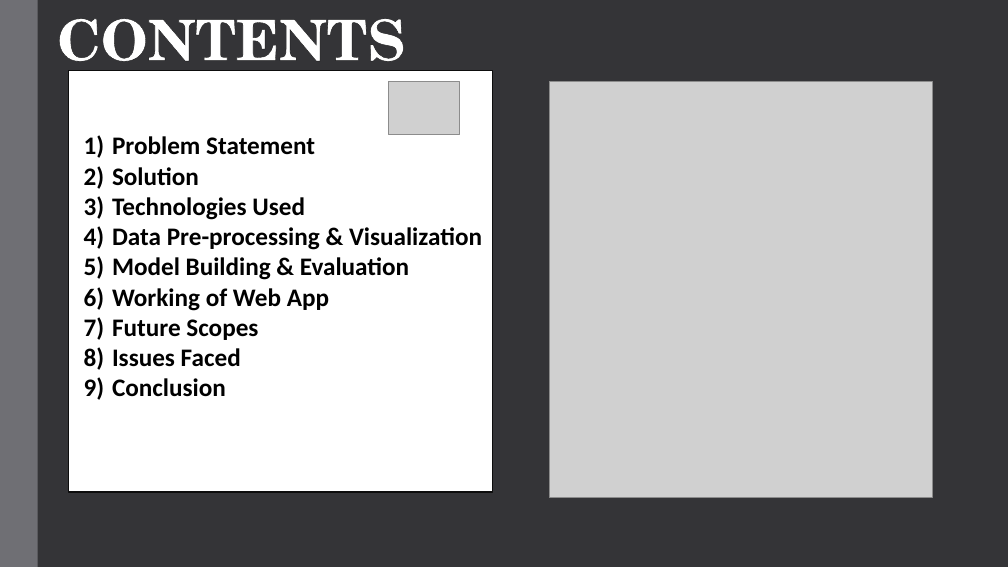
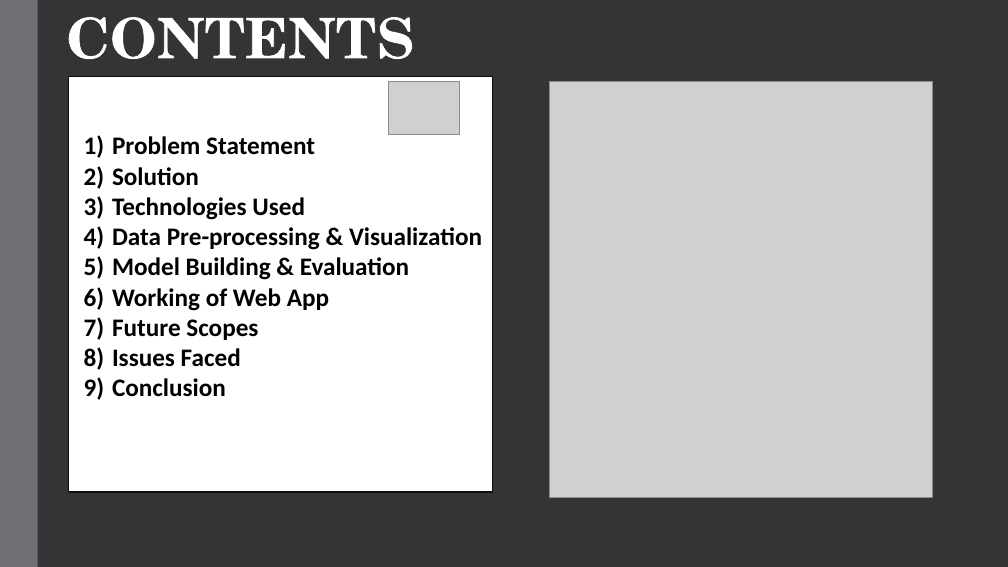
Before and after one commit to auric858/Heart-Disease-Prediction-Model, a slide deck: slide 3 of IBM_project(Auric).pptx. Drawn at 1008x567 pixels with LibreOffice and Linux fonts; fonts in the diff are those of the drawing; grey boxes stand for pictures. Boxes give left, top, right and bottom in pixels: in the first picture for what was removed or moved away, otherwise in the second. Text is boxed around its words. In the diff, an @@ line names an element or a change of style, - is before the commit and + after.

```diff
--- a/IBM_project(Auric).pptx
+++ b/IBM_project(Auric).pptx
@@ text "CONTENTS": place and size @@
-text "CONTENTS" at [57,19,405,80]
+text "CONTENTS" at [66,17,414,78]
@@ rectangle: place and size @@
-rectangle at [69,71,492,492]
+rectangle at [69,76,492,492]
```
Also in this commit, not shown: 2 other slides changed, 1 other file.
